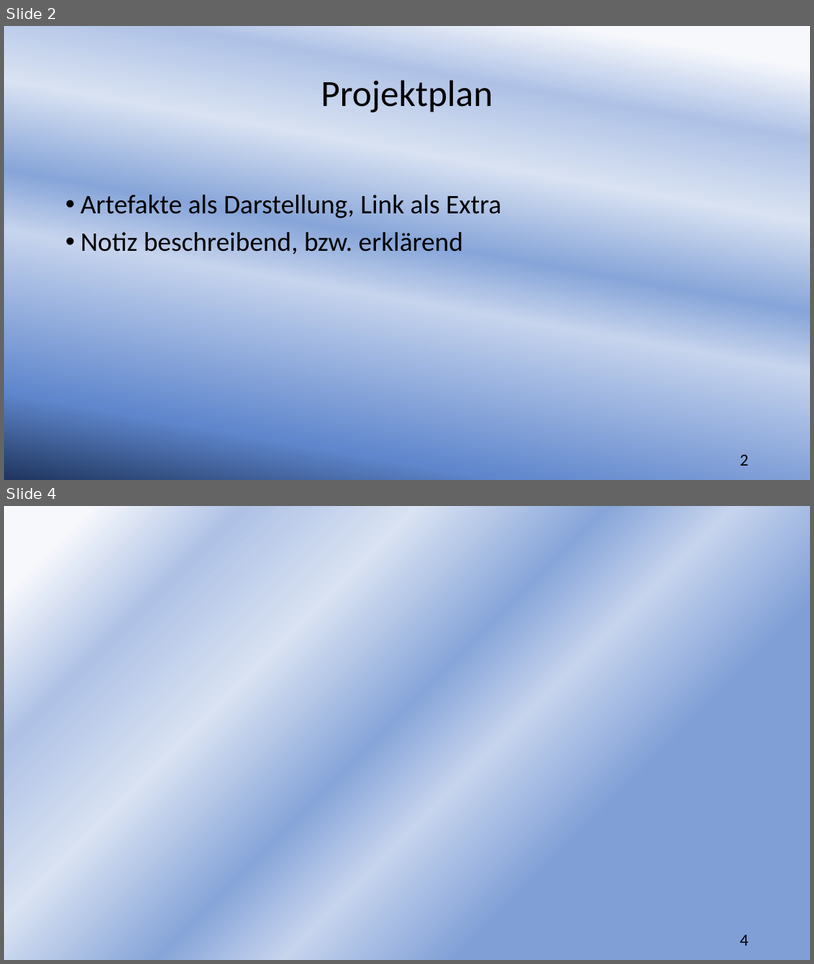
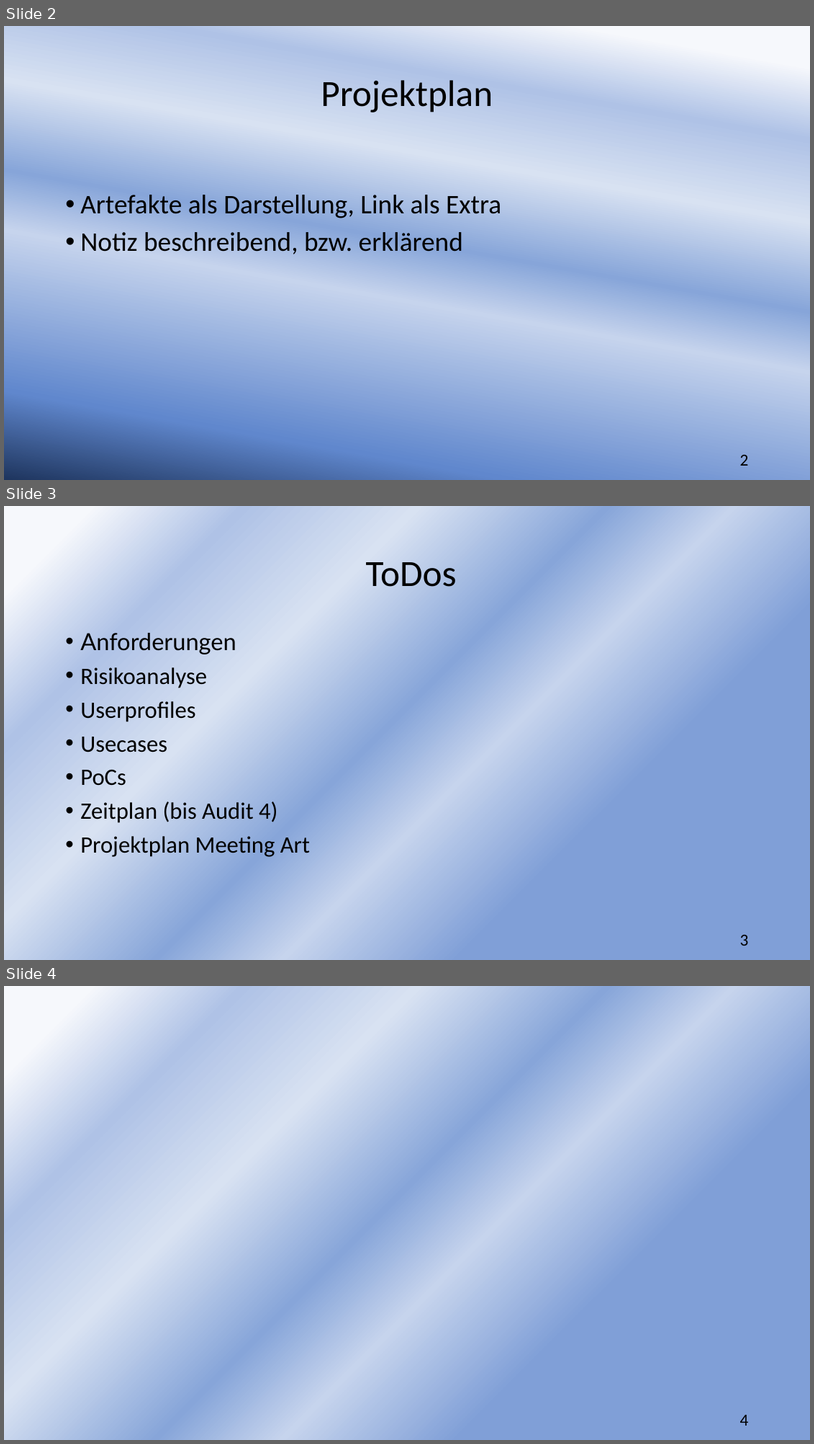
Before and after one commit to sebastiankoch10/EPWS2223HausenKochZimmer, a slide deck: Audits/EPWS2223HausenKochZimmer Audit 3.pptx. Shown one above the other, each under a label of ours: slides 2 and 4 before the commit, slides 2, 3 and 4 after it; the slides between them are not shown. The pictures are 814x964 and 814x1444 pixels, drawn with LibreOffice and Linux fonts; fonts in the diff are those of the drawing. Boxes give left, top, right and bottom in pixels: in the first picture for what was removed or moved away, otherwise in the second. Text is boxed around its words. In the diff, an @@ line names an element or a change of style, - is before the commit and + after.

Commit message:
Folie Audit 4, Todos Iterationen add

```diff
--- a/Audits/EPWS2223HausenKochZimmer Audit 3.pptx
+++ b/Audits/EPWS2223HausenKochZimmer Audit 3.pptx
@@ slide 3 added at bbox=[4, 506, 810, 960], background gradient #F6F8FC to #AFC2E6 to #D8E2F2 to #87A5D9 to #C6D4ED to #809FD7 @@
@@ title added at bbox=[366, 562, 457, 587], 44 pt, text #000000 @@
+ToDos
@@ text added at bbox=[80, 633, 310, 857], 28 pt, text #000000 @@
+• Anforderungen
+• Risikoanalyse
+• Userprofiles
+• Usecases
+• PoCs
+• Zeitplan (bis Audit 4)
+• Projektplan Meeting Art
@@ page number added at bbox=[741, 934, 749, 945], 20 pt, text #000000 @@
+3
```
Also in this commit, not shown: 1 slide removed, 1 other file.
